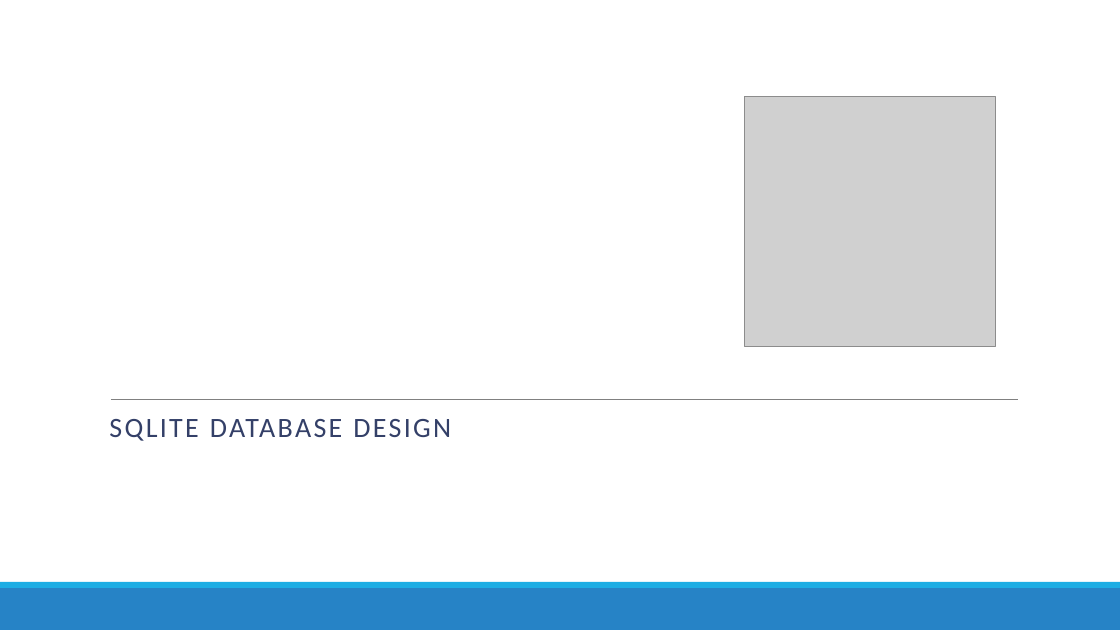
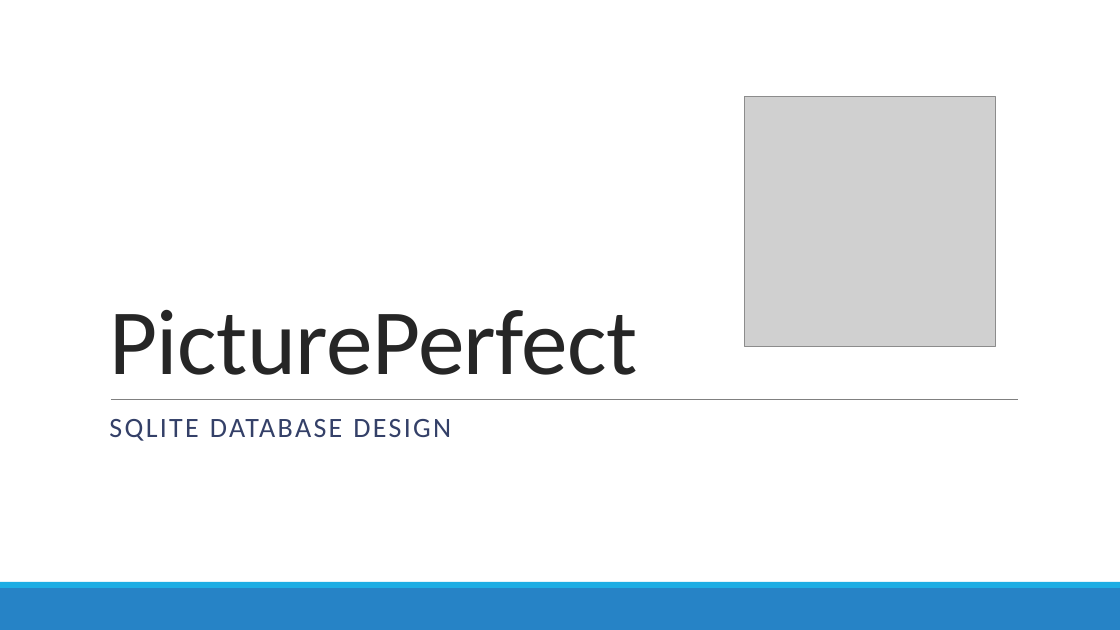
Before and after one commit to LuckyLuke-n/PicturePerfect, a slide deck: slide 1 of Documentation/sqlite.pptx. Drawn at 1120x630 pixels with LibreOffice and Linux fonts; fonts in the diff are those of the drawing; grey boxes stand for pictures. Boxes give left, top, right and bottom in pixels: in the first picture for what was removed or moved away, otherwise in the second. Text is boxed around its words. In the diff, an @@ line names an element or a change of style, - is before the commit and + after.

```diff
--- a/Documentation/sqlite.pptx
+++ b/Documentation/sqlite.pptx
@@ title added at (x1=109, y1=310, x2=637, y2=375), 80 pt, text #262626 @@
+PicturePerfect
```
Also in this commit, not shown: 1 other slide changed, 6 other files.
